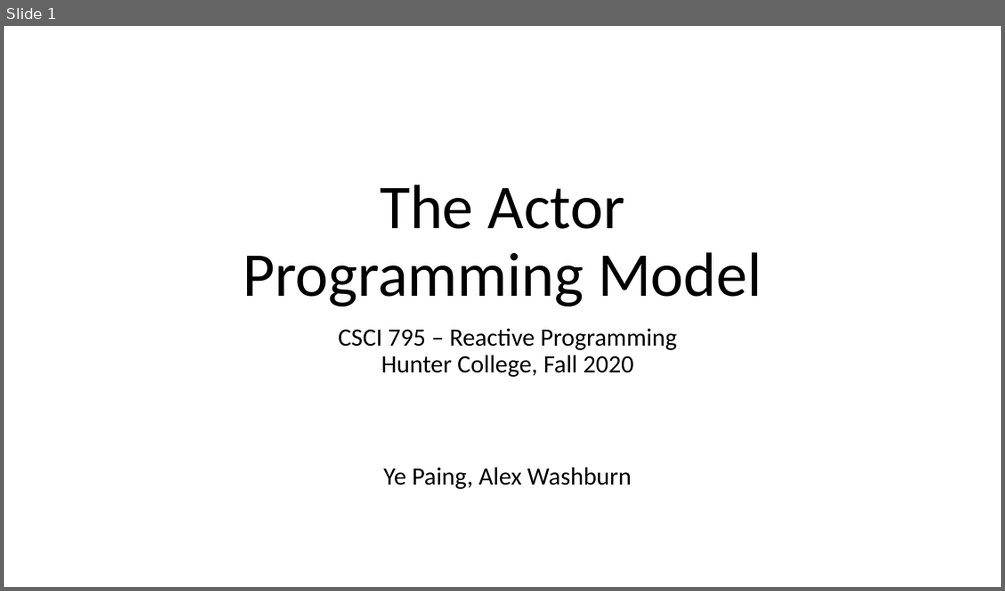
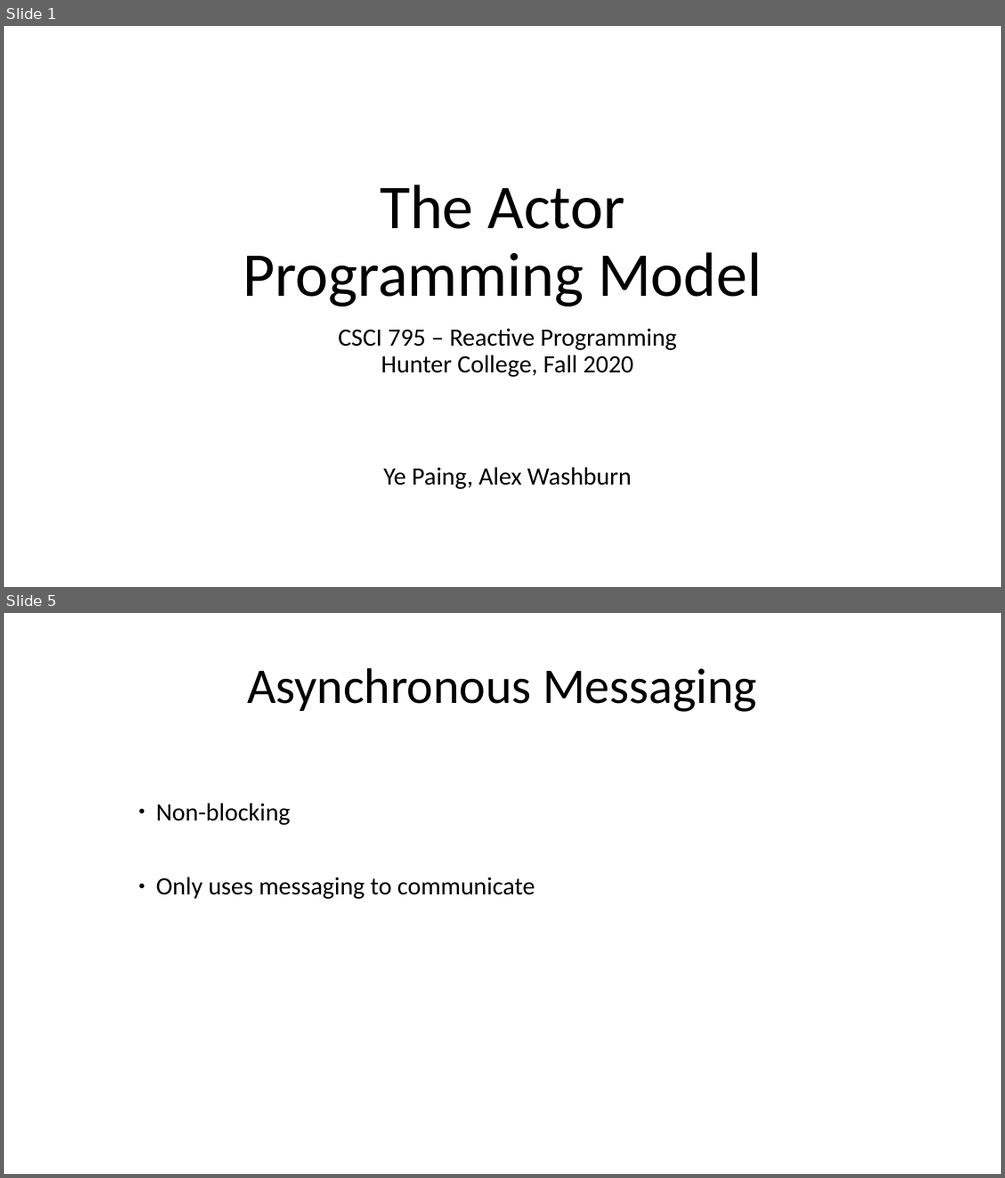
Before and after one commit to CSCI-49380-79526-Reactive-Programming/CSCI795_ReactiveProg_Project_Twitter_Stream_Scoring, a slide deck: CSCI795_FA20_Presentation_Paing_Washburn.pptx. Shown one above the other, each under a label of ours: slide 1 before the commit, slides 1 and 5 after it; the slides between them are not shown. The pictures are 1005x591 and 1005x1178 pixels, drawn with LibreOffice and Linux fonts; fonts in the diff are those of the drawing. Boxes give left, top, right and bottom in pixels: in the first picture for what was removed or moved away, otherwise in the second. Text is boxed around its words. In the diff, an @@ line names an element or a change of style, - is before the commit and + after.

```diff
--- a/CSCI795_FA20_Presentation_Paing_Washburn.pptx
+++ b/CSCI795_FA20_Presentation_Paing_Washburn.pptx
@@ slide 5 added at (x1=4, y1=613, x2=1001, y2=1174), background #FFFFFF @@
@@ text added at (x1=247, y1=668, x2=757, y2=712), 48 pt, text #000000 @@
+Asynchronous Messaging
@@ text added at (x1=156, y1=803, x2=535, y2=899), 24 pt, text #000000 @@
+● Non-blocking
+● Only uses messaging to communicate
```
Also in this commit, not shown: 6 other slides added.
